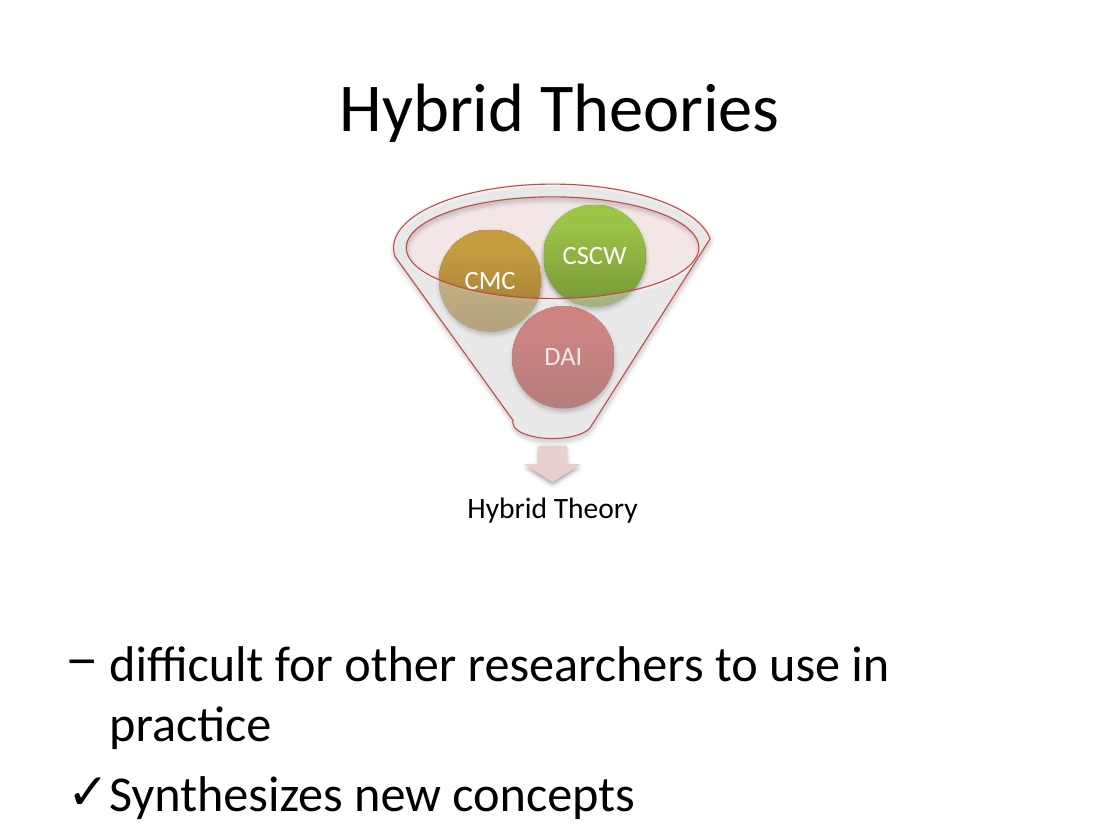
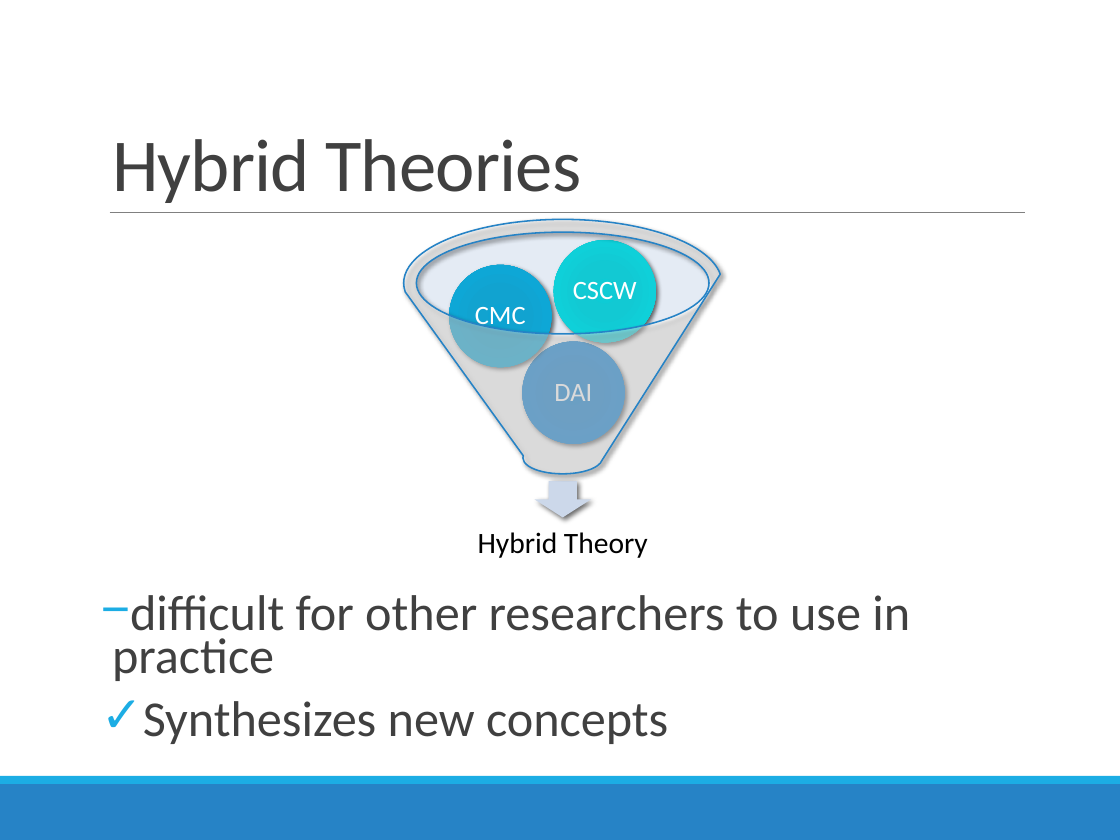
Before and after one commit to SweetyGott/HCIMonster, a slide deck: slide 3 of Impulsvortrag/4_Activity_Grounded_Hybrid_Theory.pptx. Drawn at 1120x840 pixels with LibreOffice and Linux fonts; fonts in the diff are those of the drawing. Boxes give left, top, right and bottom in pixels: in the first picture for what was removed or moved away, otherwise in the second. Text is boxed around its words. In the diff, an @@ line names an element or a change of style, - is before the commit and + after.

Commit message:
Droped some of my slides so that it becomes shorter
Relayouted Tabeas slides to fit Jens and my layout

```diff
--- a/Impulsvortrag/4_Activity_Grounded_Hybrid_Theory.pptx
+++ b/Impulsvortrag/4_Activity_Grounded_Hybrid_Theory.pptx
@@ title "Hybrid Theories": place and size @@
-title "Hybrid Theories" at [340, 83, 780, 142]
+title "Hybrid Theories" at [112, 139, 581, 203]
@@ title "Hybrid Theories" at [112, 139, 581, 203]: size 44 to 48 pt, text colour #000000 to #404040, letter spacing 0 to -0.5 pt; alignment centre to left; line spacing 1 to 0.85; vertical alignment middle to bottom @@
@@ line added from (110, 213) to (1025, 213), #808080 0.5 pt @@
@@ funnel at [403, 220, 721, 474]: outline #C0504D 0.75 pt to #2683C6 1 pt; shadow changed @@
@@ ellipse at [416, 232, 709, 334]: fill #E2C2C2 at 40% opacity to #BECDE5 at 40% opacity @@
@@ text "difficult for other researchers to ...": place and size @@
-text "difficult for other researchers to ..." at [109, 646, 889, 819]
+text "difficult for other researchers to ..." at [112, 595, 910, 744]
@@ text "difficult for other researchers to ..." at [112, 595, 910, 744]: text colour #000000 to #404040; indent changed; line spacing 1 to 0.7; more space between paragraphs @@
@@ ellipse at [449, 264, 551, 366]: fill gradient #997832 to #C79C41 to #CB9D3F to gradient #0EA4D2 to #12A4D0 to #0EA8D7 to #1FA7D1; shadow changed @@
@@ ellipse at [553, 240, 655, 342]: fill gradient #779737 to #9BC348 to #9DC746 to gradient #0ECBD5 to #12CAD3 to #0FD0DA to #20CBD4; shadow changed @@
@@ text "CSCW": place and size @@
-text "CSCW" at [563, 247, 627, 264]
+text "CSCW" at [573, 282, 637, 299]
@@ text "CMC": place and size @@
-text "CMC" at [465, 272, 516, 295]
+text "CMC" at [475, 307, 526, 330]
@@ ellipse at [522, 342, 624, 444]: fill gradient #9C2F2D to #CB3E3A to #CE3B37 to gradient #0D7ECF to #117ECD to #0D81D4 to #1E84CE; shadow changed @@
@@ text "DAI": place and size @@
-text "DAI" at [544, 348, 582, 365]
+text "DAI" at [554, 384, 592, 401]
@@ 4 ellipses, 1 text, 1 funnel, 1 down arrow: place and size @@
-4 ellipses, 1 text, 1 funnel, 1 down arrow at [393, 184, 711, 523]
+4 ellipses, 1 text, 1 funnel, 1 down arrow at [403, 220, 721, 558]
@@ down arrow at [534, 482, 591, 517]: fill #E8D0D0 to #CDD9EA; shadow changed @@
@@ rectangle added at [0, 776, 1120, 784], fill #1CADE4 @@
@@ rectangle added at [0, 784, 1120, 840], fill #2683C6 @@
```
Also in this commit, not shown: 2 other slides changed, 1 other file.
